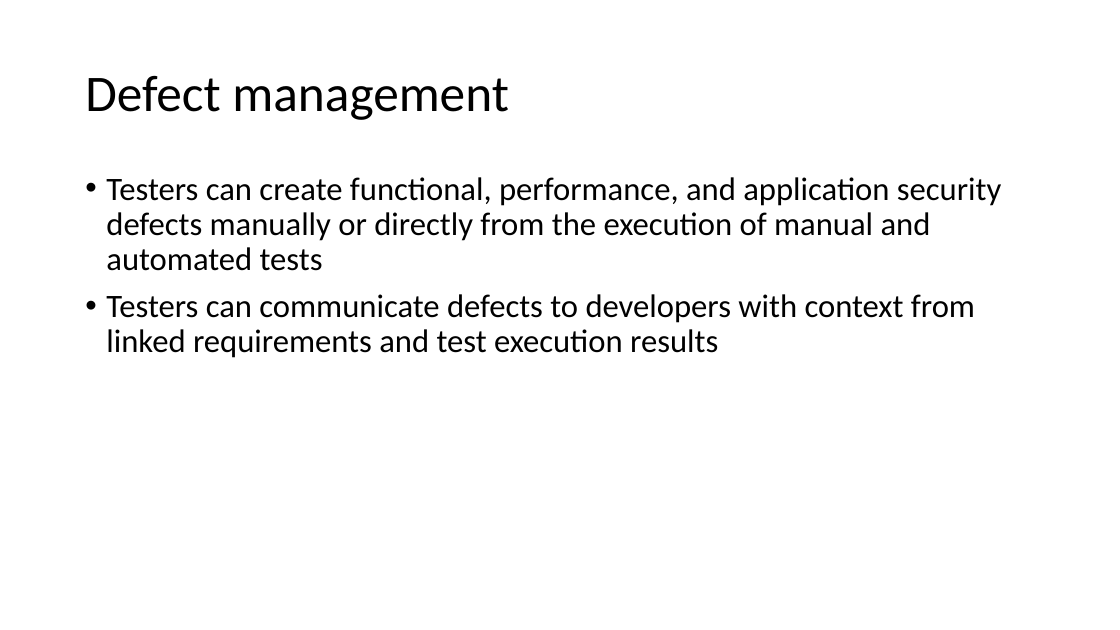
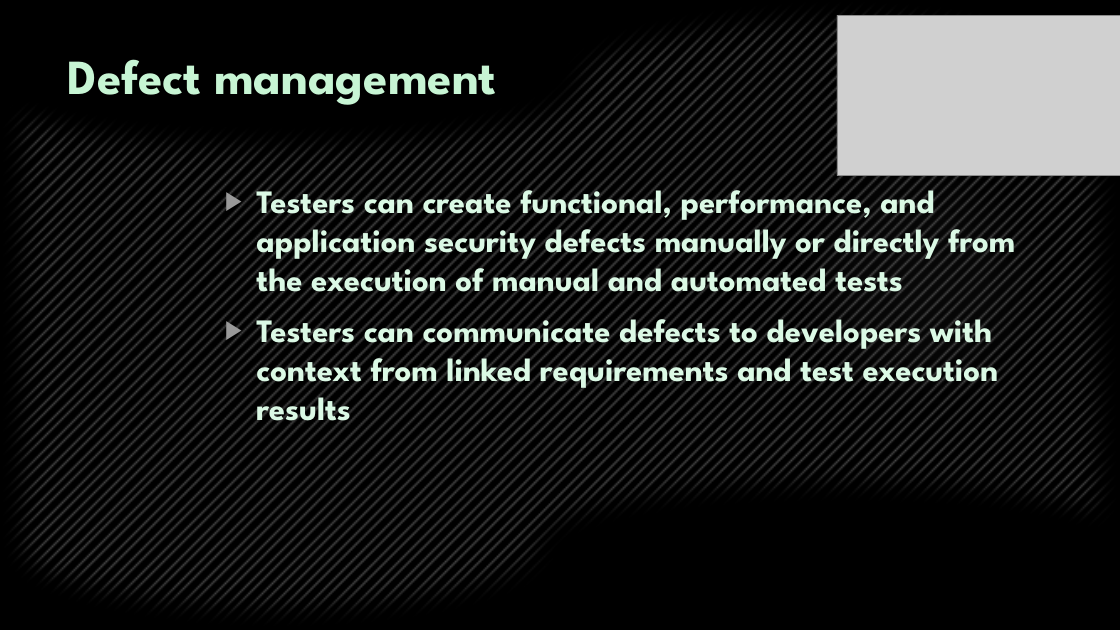
Before and after one commit to Team-Griffin-SQA-2015/Presentation-Preparations, a slide deck: slide 10 of 04. TestCaseManagementSystem defense - 27.11.15/HP Quality Center.pptx. Drawn at 1120x630 pixels with LibreOffice and Linux fonts; fonts in the diff are those of the drawing; grey boxes stand for pictures; background and template pictures are left out. Boxes give left, top, right and bottom in pixels: in the first picture for what was removed or moved away, otherwise in the second. Text is boxed around its words. In the diff, an @@ line names an element or a change of style, - is before the commit and + after.

```diff
--- a/04. TestCaseManagementSystem defense - 27.11.15/HP Quality Center.pptx
+++ b/04. TestCaseManagementSystem defense - 27.11.15/HP Quality Center.pptx
@@ background #FFFFFF to picture (left out) @@
@@ flow chart punched tape added at (0, 0, 1120, 630), fill pattern #4D4D4D on #000000 @@
@@ picture added at (837, 15, 1120, 176) @@
@@ title "Defect management": place and size @@
-title "Defect management" at (85, 75, 508, 120)
+title "Defect management" at (68, 59, 496, 105)
@@ title "Defect management" at (68, 59, 496, 105): size 44 to 42 pt, font Calibri to League Spartan, text colour #000000 to #C7F5D4, bold on; line spacing 0.9 to 1; vertical alignment middle to top @@
@@ text "Testers can create functional, performance, ...": place and size @@
-text "Testers can create functional, performance, ..." at (106, 177, 1001, 358)
+text "Testers can create functional, performance, ..." at (256, 179, 1015, 424)
@@ text "Testers can create functional, performance, ..." at (256, 179, 1015, 424): font Calibri to League Spartan, text colour #000000 to #DBF9E5, bold on; bullet • to ▶; line spacing 0.9 to 1 @@
@@ ellipse added at (791, 154, 1049, 413), fill gradient #666666 @@
```
Also in this commit, not shown: 9 other slides changed, 1 slide added, 1 slide removed.
